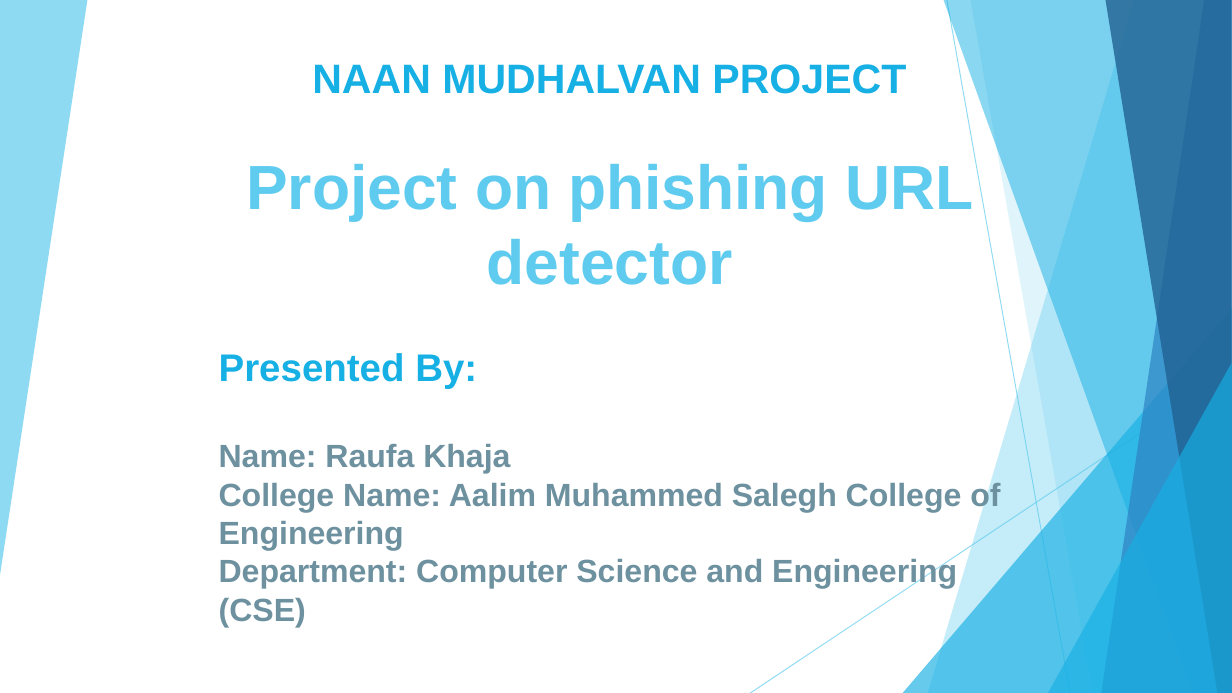
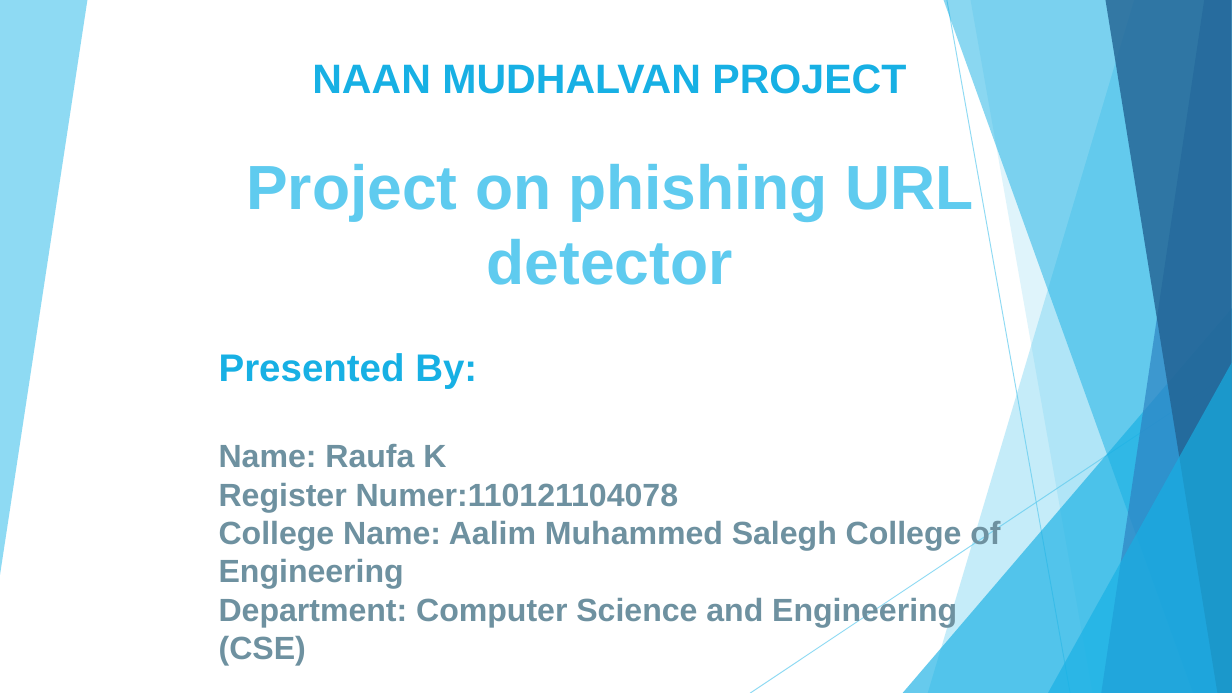
Before and after one commit to Raufa3007/Naan-mudhalvan-project, a slide deck: slide 1 of Phishing_URL_detector_naan_mudhalvan_.pptx. Drawn at 1232x693 pixels with LibreOffice and Linux fonts; fonts in the diff are those of the drawing. Boxes give left, top, right and bottom in pixels: in the first picture for what was removed or moved away, otherwise in the second. Text is boxed around its words. In the diff, an @@ line names an element or a change of style, - is before the commit and + after.

```diff
--- a/Phishing_URL_detector_naan_mudhalvan_.pptx
+++ b/Phishing_URL_detector_naan_mudhalvan_.pptx
@@ text at (219,444,678,512): text changed @@
-Name: Raufa Khaja
+Name: Raufa K
+Register Numer:110121104078
```
